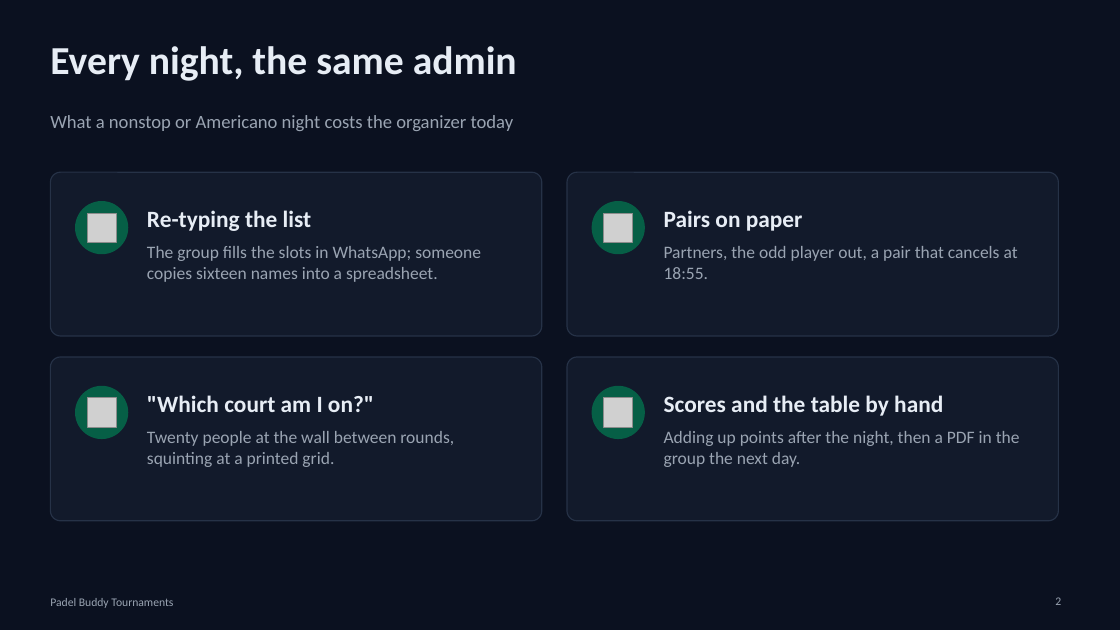
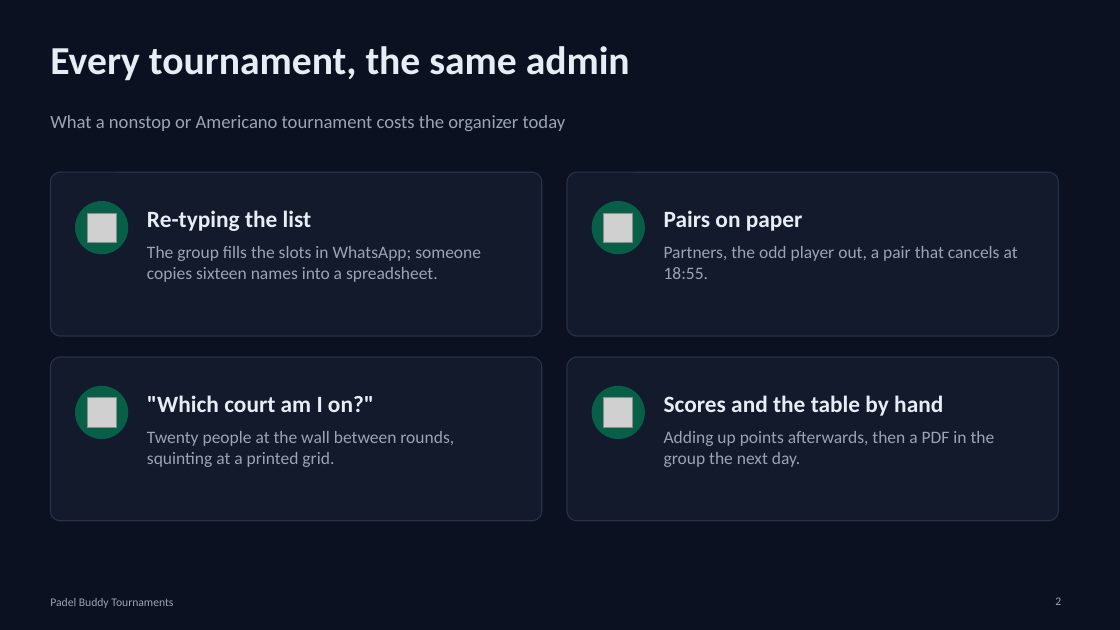
Before and after one commit to michaelengelandreasen/padel-buddy-tournament-planner, a slide deck: slide 2 of docs/deck/out/padel-buddy-for-organizers.pptx. Drawn at 1120x630 pixels with LibreOffice and Linux fonts; fonts in the diff are those of the drawing; grey boxes stand for pictures. Boxes give left, top, right and bottom in pixels: in the first picture for what was removed or moved away, otherwise in the second. Text is boxed around its words. In the diff, an @@ line names an element or a change of style, - is before the commit and + after.

```diff
--- a/docs/deck/out/padel-buddy-for-organizers.pptx
+++ b/docs/deck/out/padel-buddy-for-organizers.pptx
@@ title at (50,46,630,81): text changed @@
-Every night, the same admin
+Every tournament, the same admin
@@ text at (50,115,566,131): text changed @@
-What a nonstop or Americano night costs the organizer today
+What a nonstop or Americano tournament costs the organizer today
@@ text at (664,431,995,467): text changed @@
-Adding up points after the night, then a PDF in the group the next day.
+Adding up points afterwards, then a PDF in the group the next day.
```
Also in this commit, not shown: 7 other slides changed, 3 other files.
